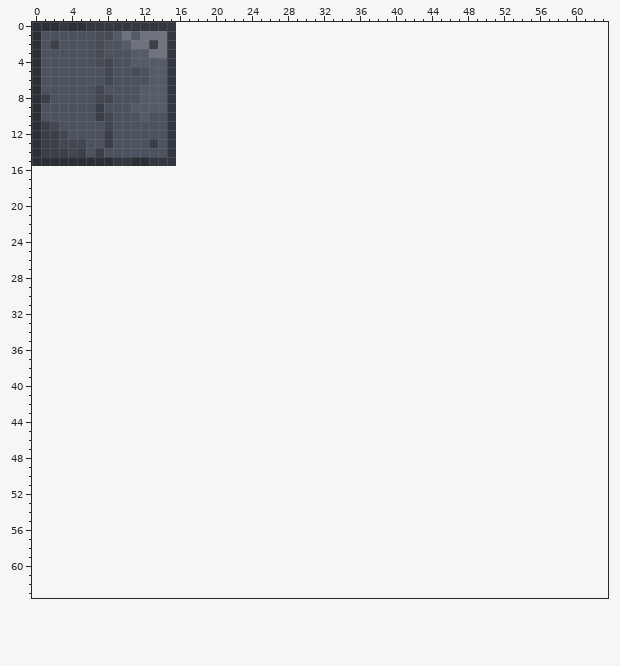
File history of a pixel-art sprite, assets/floor.png. The picture above was drawn from the file before the commit.
The file is 16x16 pixels. Colours within 5 levels of each other are drawn and written as one. The old version is drawn lined up with the new one, on the new canvas.
New version:
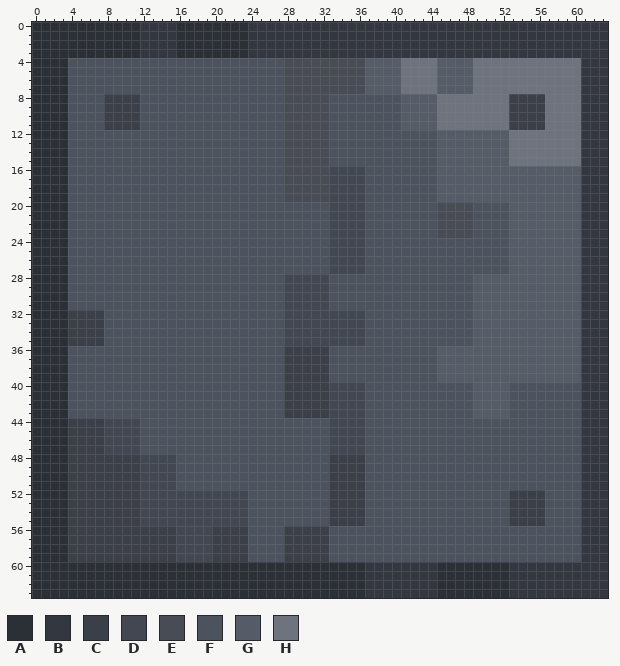
Palette (. is transparent): A #2b2f36  B #33373f  C #3b3f48  D #424751  E #484c55  F #4d535e  G #555c67  H #6e737d
Edits made:
canvas 16x16 -> 64x64
y 0: x 3 B -> A; x 6..11 BBBBBB -> AAAAAA; x 16..63 ................................................ -> AAAAAAAABBBBBBBBBBBBBBBBBBBBBBBBBBBBBBBBBBBBBBBB
y 1: x 1..14 FFFFFFEEGHGHHH -> AAAAAAAAAAABBB; x 16..63 ................................................ -> AAAAAAAABBBBBBBBBBBBBBBBBBBBBBBBBBBBBBBBBBBBBBBB
y 2: x 1..14 FCFFFFEFFGHHCH -> AAAAAAAAAAABBB; x 16..63 ................................................ -> AAAAAAAABBBBBBBBBBBBBBBBBBBBBBBBBBBBBBBBBBBBBBBB
y 3: x 1..14 FFFFFFEFFFGGHH -> AAAAAAAAAAABBB; x 16..63 ................................................ -> AAAAAAAABBBBBBBBBBBBBBBBBBBBBBBBBBBBBBBBBBBBBBBB
y 4: x 1..3 FFF -> AAA; x 7..8 ED -> FF; x 11..63 GGGGB................................................ -> FFFFFFFFFFFFFFFFFEEEEEEEEEGGGGHHHHGGGGHHHHHHHHHHHHBBB
y 5: x 1..3 FFF -> AAA; x 8 D -> F; x 11 E -> F; x 13..63 GGB................................................ -> FFFFFFFFFFFFFFFEEEEEEEEEGGGGHHHHGGGGHHHHHHHHHHHHBBB
y 6: x 1..3 FFF -> AAA; x 8 D -> F; x 13..63 GGB................................................ -> FFFFFFFFFFFFFFFEEEEEEEEEGGGGHHHHGGGGHHHHHHHHHHHHBBB
y 7: x 1..3 FFF -> AAA; x 7 D -> F; x 12..63 GGGB................................................ -> FFFFFFFFFFFFFFFFEEEEEEEEEGGGGHHHHGGGGHHHHHHHHHHHHBBB
y 8: x 1..3 CFF -> AAA; x 7..63 DDFFFGGGB................................................ -> FCCCCFFFFFFFFFFFFFFFFEEEEEFFFFFFFFGGGGHHHHHHHHCCCCHHHHBBB
y 9: x 1..3 FFF -> AAA; x 7..63 CFFFGGGGB................................................ -> FCCCCFFFFFFFFFFFFFFFFEEEEEFFFFFFFFGGGGHHHHHHHHCCCCHHHHBBB
y 10: x 1..3 FFF -> AAA; x 7..12 CDFFFG -> FCCCCF; x 15..63 B................................................ -> FFFFFFFFFFFFFEEEEEFFFFFFFFGGGGHHHHHHHHCCCCHHHHBBB
y 11: x 1..3 CDF -> AAA; x 8..11 DFFF -> CCCC; x 15..63 B................................................ -> FFFFFFFFFFFFFEEEEEFFFFFFFFGGGGHHHHHHHHCCCCHHHHBBB
y 12: x 1..3 CCD -> AAA; x 8 C -> F; x 15..63 B................................................ -> FFFFFFFFFFFFFEEEEEFFFFFFFFFFFFGGGGGGGGHHHHHHHHBBB
y 13: x 1..5 CCDDD -> AAAFF; x 8 C -> F; x 13 C -> F; x 15..63 B................................................ -> FFFFFFFFFFFFFEEEEEFFFFFFFFFFFFGGGGGGGGHHHHHHHHBBB
y 14: x 1..5 CCCDC -> AAAFF; x 7 C -> F; x 15..63 B................................................ -> FFFFFFFFFFFFFEEEEEFFFFFFFFFFFFGGGGGGGGHHHHHHHHBBB
y 15: x 4..63 AAAAABBAABBB................................................ -> FFFFFFFFFFFFFFFFFFFFFFFFEEEEEFFFFFFFFFFFFGGGGGGGGHHHHHHHHBBB
y 16..19: x 0..63 ................................................................ -> AAAAFFFFFFFFFFFFFFFFFFFFFFFFEEEEEDDDDFFFFFFFFGGGGGGGGGGGGGGGGBBB
y 20..23: x 0..63 ................................................................ -> AAAAFFFFFFFFFFFFFFFFFFFFFFFFFFFFFDDDDFFFFFFFFEEEEFFFFGGGGGGGGBBB
y 24..27: x 0..63 ................................................................ -> AAAAFFFFFFFFFFFFFFFFFFFFFFFFFFFFFDDDDFFFFFFFFFFFFFFFFGGGGGGGGBBB
y 28..31: x 0..63 ................................................................ -> AAAAFFFFFFFFFFFFFFFFFFFFFFFFDDDDDFFFFFFFFFFFFFFFFGGGGGGGGGGGGBBB
y 32..35: x 0..63 ................................................................ -> AAAACCCCFFFFFFFFFFFFFFFFFFFFDDDDDDDDDFFFFFFFFFFFFGGGGGGGGGGGGBBB
y 36..39: x 0..63 ................................................................ -> AAAAFFFFFFFFFFFFFFFFFFFFFFFFCCCCCFFFFFFFFFFFFGGGGGGGGGGGGGGGGBBB
y 40..43: x 0..63 ................................................................ -> AAAAFFFFFFFFFFFFFFFFFFFFFFFFCCCCCDDDDFFFFFFFFFFFFGGGGFFFFFFFFBBB
y 44..47: x 0..63 ................................................................ -> AAAACCCCDDDDFFFFFFFFFFFFFFFFFFFFFDDDDFFFFFFFFFFFFFFFFFFFFFFFFBBB
y 48..51: x 0..63 ................................................................ -> AAAACCCCCCCCDDDDFFFFFFFFFFFFFFFFFCCCCFFFFFFFFFFFFFFFFFFFFFFFFBBB
y 52..55: x 0..63 ................................................................ -> AAAACCCCCCCCDDDDDDDDDDDDFFFFFFFFFCCCCFFFFFFFFFFFFFFFFCCCCFFFFBBB
y 56..59: x 0..63 ................................................................ -> AAAACCCCCCCCCCCCDDDDCCCCFFFFCCCCCFFFFFFFFFFFFFFFFFFFFFFFFFFFFBBB
y 60..63: x 0..63 ................................................................ -> AAAAAAAAAAAAAAAAAAAAAAAAAAAAAAAAAAAAABBBBBBBBAAAAAAAABBBBBBBBBBB
Changed places in both pictures, as pixel boxes (x1, y1, x2, y2):
changed: (32, 22, 608, 598)
